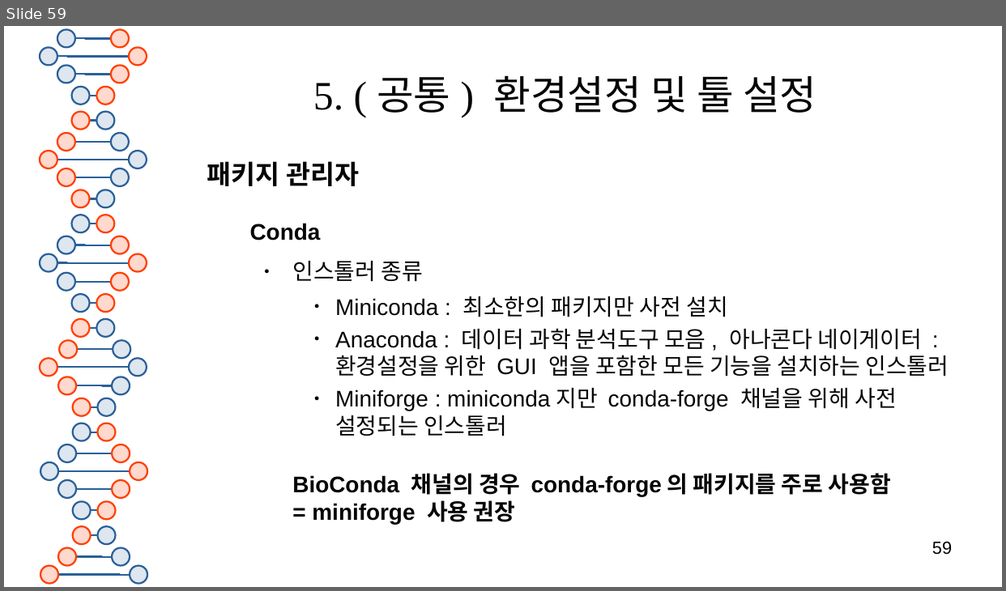
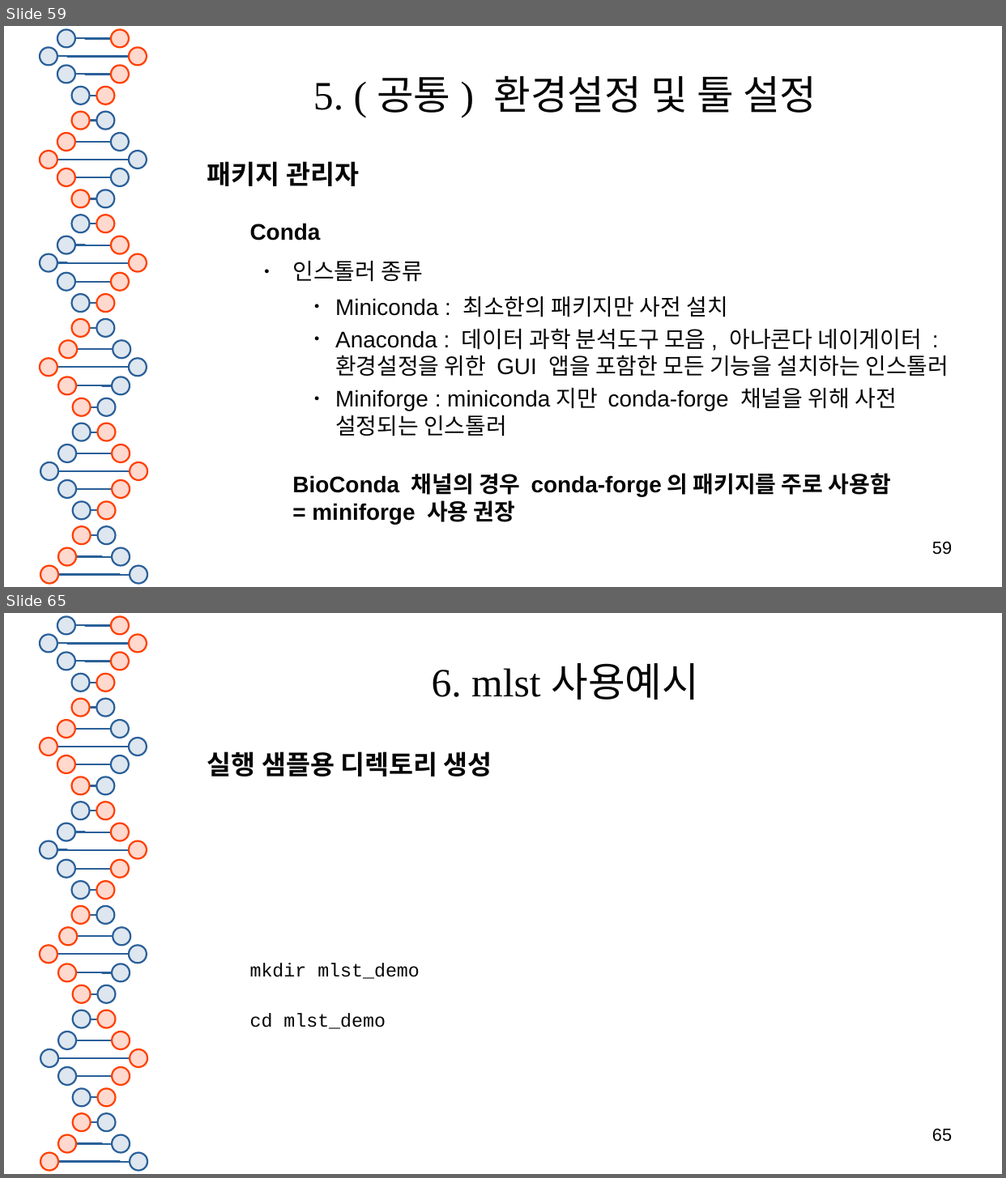
Before and after one commit to SHINKHO/bioinformatics_phase, a slide deck: docs/bioinformatics툴_분석.odp. Shown one above the other, each under a label of ours: slide 59 before the commit, slides 59 and 65 after it; the slides between them are not shown. The pictures are 1006x591 and 1006x1178 pixels, drawn with LibreOffice and Linux fonts; fonts in the diff are those of the drawing. Boxes give left, top, right and bottom in pixels: in the first picture for what was removed or moved away, otherwise in the second. Text is boxed around its words. In the diff, an @@ line names an element or a change of style, - is before the commit and + after.

Commit message:
1차 완성 , 샘플 데이터들 생성

```diff
--- a/docs/bioinformatics툴_분석.odp
+++ b/docs/bioinformatics툴_분석.odp
@@ slide 65 added at (x1=4, y1=613, x2=1002, y2=1174), background #FFFFFF; not listed: 81 template elements that a slide beside it also shows @@
@@ title added at (x1=432, y1=663, x2=699, y2=700), 32 pt, text #050505 @@
+6. mlst 사용예시
@@ text added at (x1=207, y1=752, x2=492, y2=1029), 15 pt, text #050505 @@
+실행 샘플용 디렉토리 생성
+  mkdir mlst_demo
+  cd mlst_demo
@@ page number added at (x1=932, y1=1129, x2=952, y2=1142), 14 pt, text #000000 @@
+65
```
Also in this commit, not shown: 4 slides changed, 10 other slides added, 4 other files.
